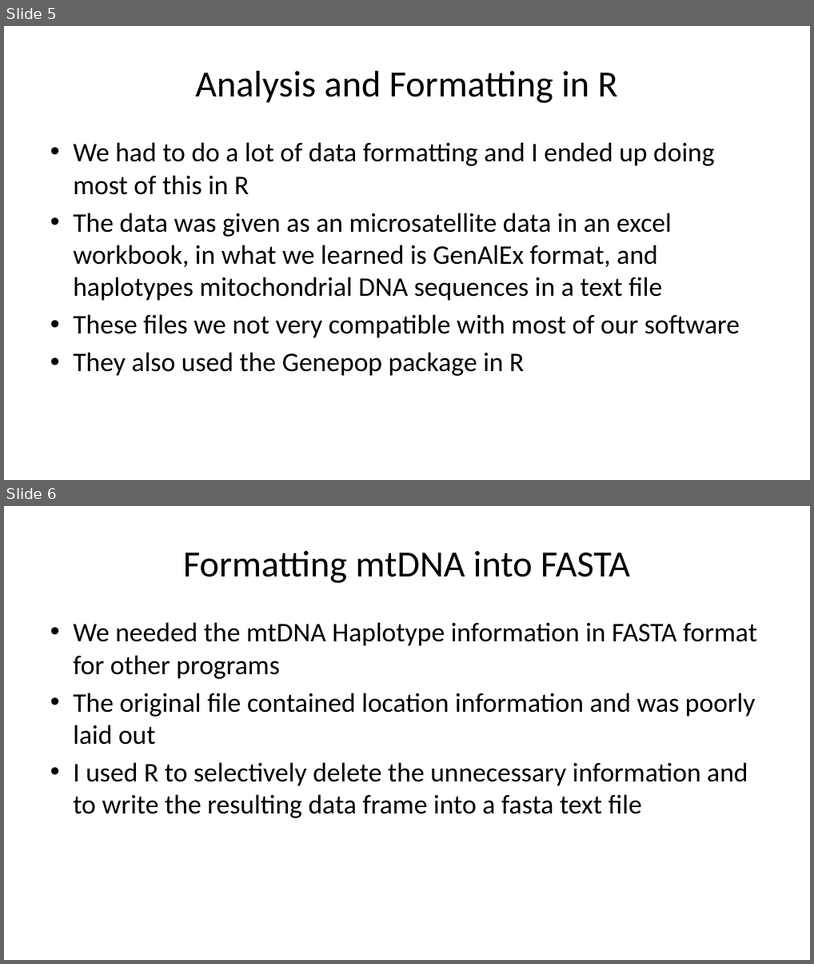
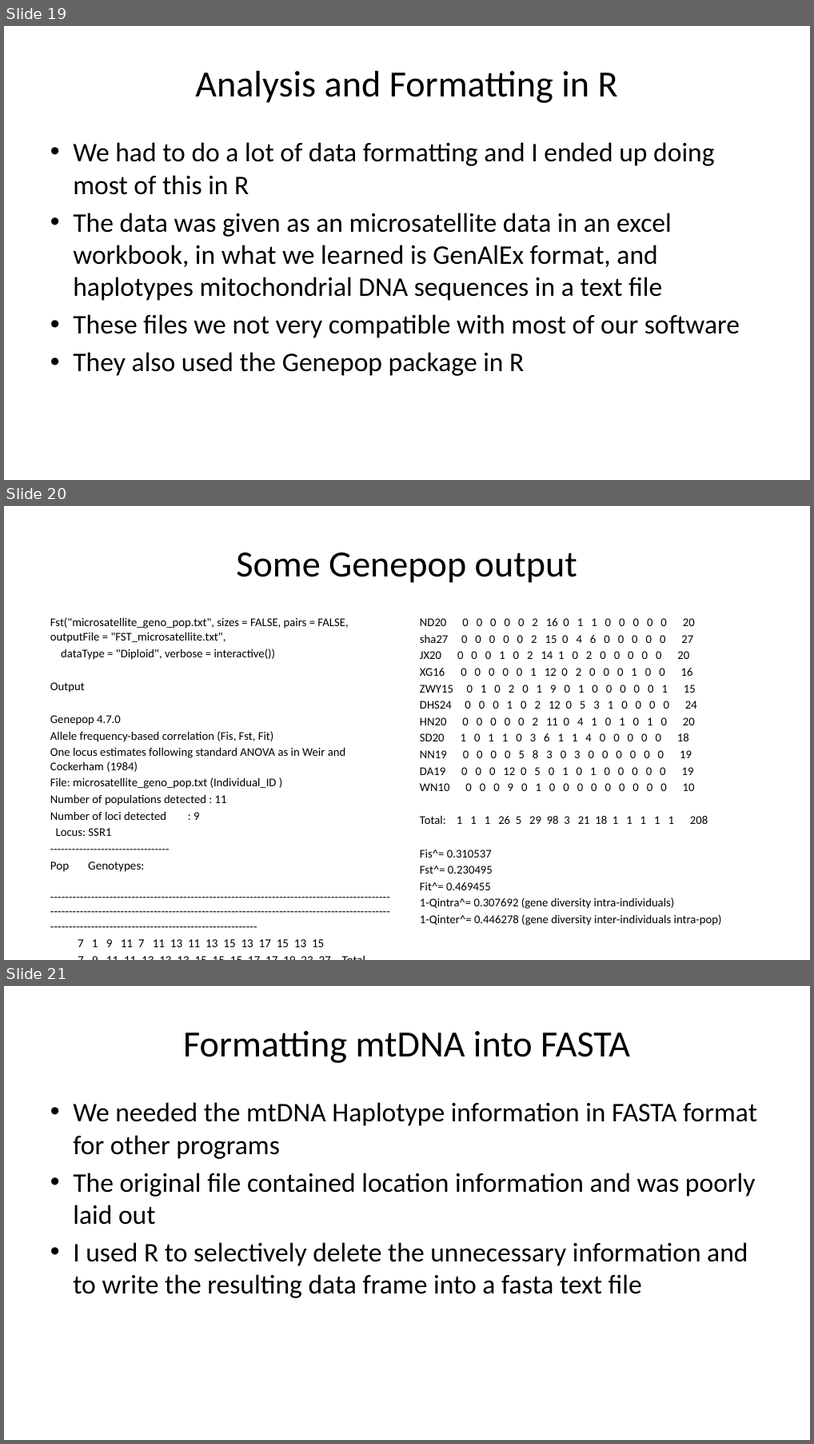
Before and after one commit to ashleyp1/BCB546X_Final_Project, a slide deck: PowerPoint Presentation for Final.pptx. Shown one above the other, each under a label of ours: slides 5 and 6 before the commit, slides 19, 20 and 21 after it. The pictures are 814x964 and 814x1444 pixels, drawn with LibreOffice and Linux fonts; fonts in the diff are those of the drawing. Boxes give left, top, right and bottom in pixels: in the first picture for what was removed or moved away, otherwise in the second. Text is boxed around its words. In the diff, an @@ line names an element or a change of style, - is before the commit and + after.

```diff
--- a/PowerPoint Presentation for Final.pptx
+++ b/PowerPoint Presentation for Final.pptx
@@ slide 20 added at box(4, 506, 810, 960), background #FFFFFF @@
@@ title added at box(236, 552, 578, 583), 44 pt, text #000000 @@
+Some Genepop output
@@ text added at box(50, 617, 348, 947), 14 pt, text #000000 @@
+Fst("microsatellite_geno_pop.txt", sizes = FALSE, pairs = FALSE, outputFile = "FST_microsatellite.txt",
+dataType = "Diploid", verbose = interactive())
+Output
+Genepop 4.7.0
+Allele frequency-based correlation (Fis, Fst, Fit)
+One locus estimates following standard ANOVA as in Weir and Cockerham (1984)
+File: microsatellite_geno_pop.txt (Individual_ID )
+Number of populations detected : 11
+Number of loci detected : 9
+Locus: SSR1
+---------------------------------
+Pop Genotypes:
+------------------------------------------------------------------------------------------------------------------------------------------------------------------------------------------------------------------------------------------------
+7 1 9 11 7 11 13 11 13 15 13 17 15 13 15
+7 9 11 11 13 13 13 15 15 15 17 17 19 23 27 Total
@@ text added at box(420, 618, 708, 908), 14 pt, text #000000 @@
+ND20 0 0 0 0 0 2 16 0 1 1 0 0 0 0 0 20
+sha27 0 0 0 0 0 2 15 0 4 6 0 0 0 0 0 27
+JX20 0 0 0 1 0 2 14 1 0 2 0 0 0 0 0 20
+XG16 0 0 0 0 0 1 12 0 2 0 0 0 1 0 0 16
+ZWY15 0 1 0 2 0 1 9 0 1 0 0 0 0 0 1 15
+DHS24 0 0 0 1 0 2 12 0 5 3 1 0 0 0 0 24
+HN20 0 0 0 0 0 2 11 0 4 1 0 1 0 1 0 20
+SD20 1 0 1 1 0 3 6 1 1 4 0 0 0 0 0 18
+NN19 0 0 0 0 5 8 3 0 3 0 0 0 0 0 0 19
+DA19 0 0 0 12 0 5 0 1 0 1 0 0 0 0 0 19
+WN10 0 0 0 9 0 1 0 0 0 0 0 0 0 0 0 10
+Total: 1 1 1 26 5 29 98 3 21 18 1 1 1 1 1 208
+Fis^= 0.310537
+Fst^= 0.230495
+Fit^= 0.469455
+1-Qintra^= 0.307692 (gene diversity intra-individuals)
+1-Qinter^= 0.446278 (gene diversity inter-individuals intra-pop)
@@ what was slide 5 is now slide 19 @@
@@ what was slide 6 is now slide 21 @@
```
Also in this commit, not shown: 5 slides changed, 1 other slide added, 3 slides removed.
